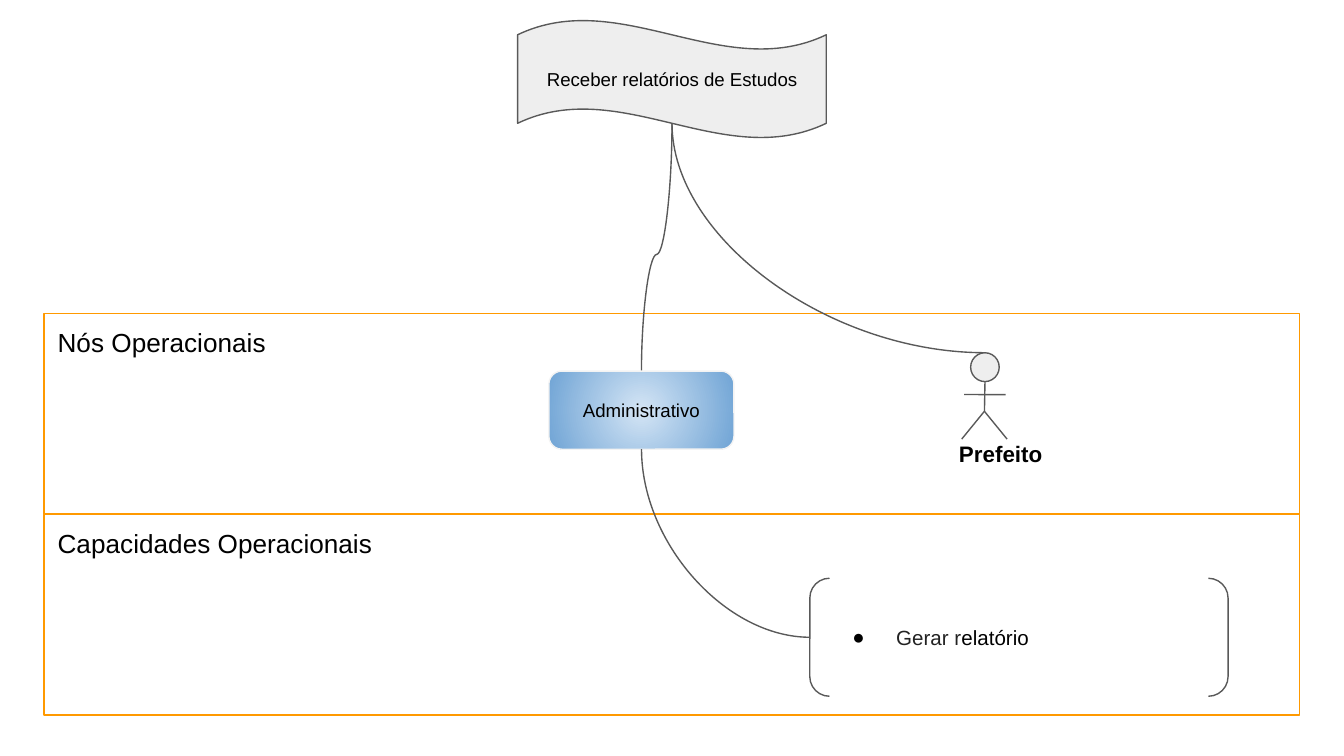
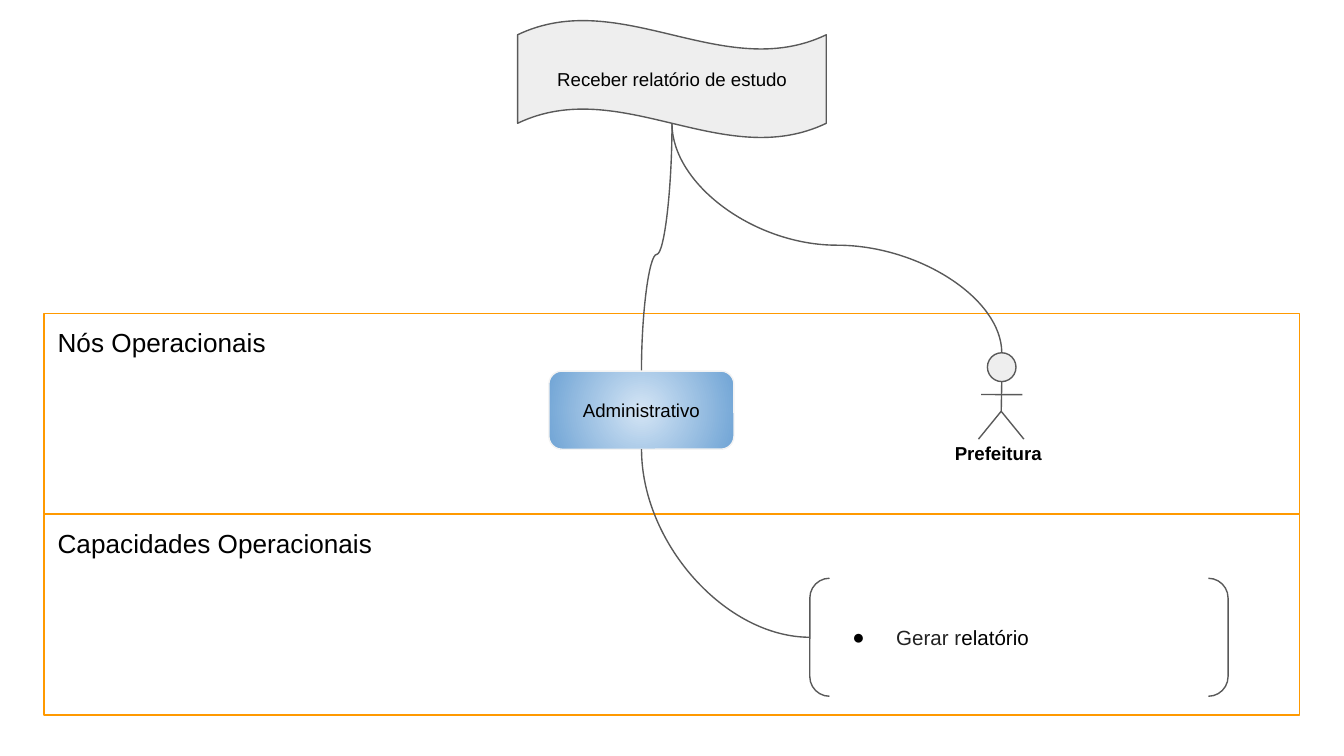
Before and after one commit to Archeros-Devs/Artefatos, a slide deck: slide 7 of 15 - Arquitetura de Negócio para cada Cenário.pptx (slide 6 before the commit). Drawn at 1344x756 pixels with LibreOffice and Linux fonts; fonts in the diff are those of the drawing. Boxes give left, top, right and bottom in pixels: in the first picture for what was removed or moved away, otherwise in the second. Text is boxed around its words. In the diff, an @@ line names an element or a change of style, - is before the commit and + after.

```diff
--- a/15 - Arquitetura de Negócio para cada Cenário.pptx
+++ b/15 - Arquitetura de Negócio para cada Cenário.pptx
@@ text in wave at <box>557,72,787,87</box>: text changed @@
-Receber relatórios de Estudos
+Receber relatório de estudo
@@ curved line moved from (985, 352) - (672, 124) to (1001, 352) - (672, 124) @@
@@ ellipse: place and size @@
-ellipse at <box>970,352,999,380</box>
+ellipse at <box>988,352,1016,380</box>
@@ line moved from (985, 382) - (984, 411) to (1001, 382) - (1001, 411) @@
@@ line moved from (1007, 439) - (984, 411) to (1001, 411) - (978, 439) @@
@@ line moved from (964, 395) - (1005, 395) to (981, 395) - (1023, 395) @@
@@ line moved from (984, 411) - (962, 439) to (1024, 439) - (1001, 411) @@
@@ text added at <box>955,446,1042,461</box>, 10 pt, text #000000, bold @@
+Prefeitura
@@ text removed at <box>959,445,1042,463</box> @@
-Prefeito
```
Also in this commit, not shown: 4 other slides changed, 1 slide added, 23 other files.
